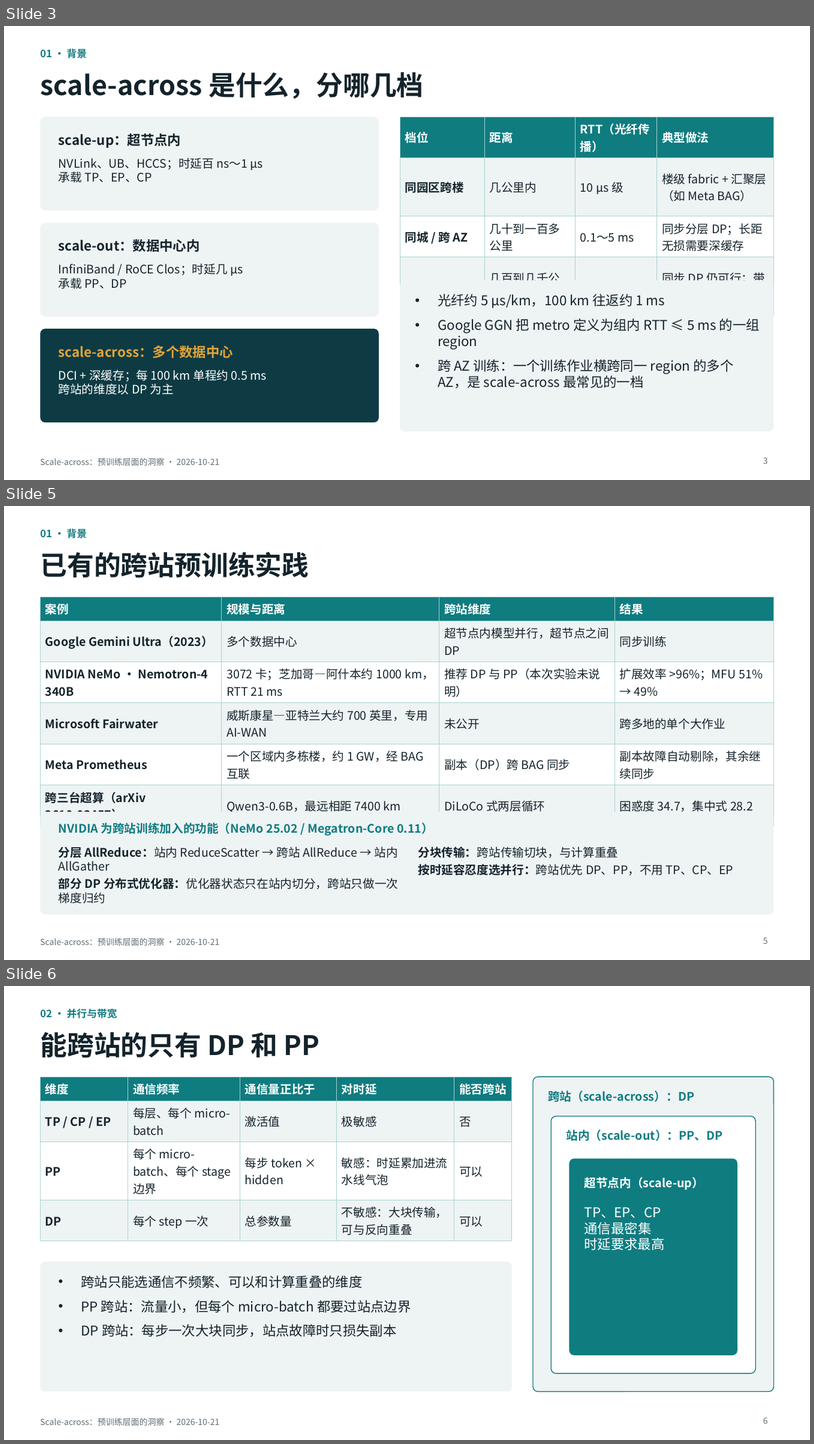
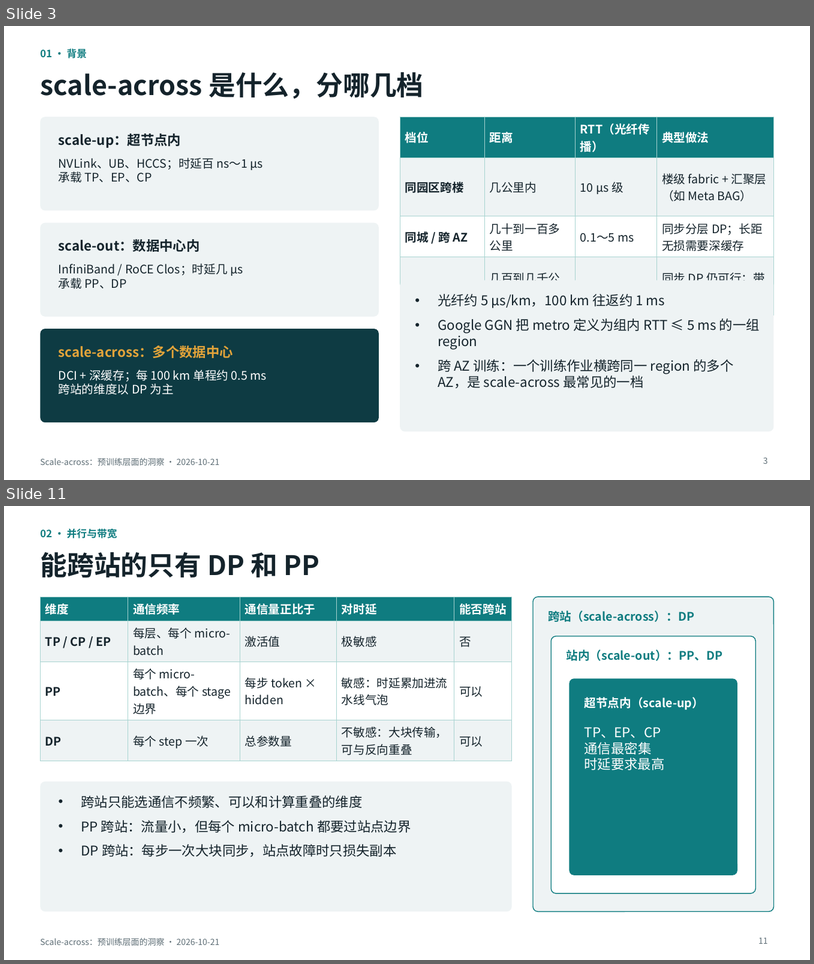
Before and after one commit to LuisXinYe/Transfer-Repo, a slide deck: scale-across_预训练洞察.pptx. Shown one above the other, each under a label of ours: slides 3, 5 and 6 before the commit, slides 3 and 11 after it; the slides between them are not shown. The pictures are 814x1444 and 814x964 pixels, drawn with LibreOffice and Linux fonts; fonts in the diff are those of the drawing. Boxes give left, top, right and bottom in pixels: in the first picture for what was removed or moved away, otherwise in the second. Text is boxed around its words. In the diff, an @@ line names an element or a change of style, - is before the commit and + after.

```diff
--- a/scale-across_预训练洞察.pptx
+++ b/scale-across_预训练洞察.pptx
@@ slide 5 removed at [4,506,810,960], background #FFFFFF; not listed: 1 template element that a slide beside it also shows @@
@@ text removed at [40,529,87,538] @@
-01 · 背景
@@ title removed at [40,552,309,578] @@
-已有的跨站预训练实践
@@ table removed at [40,597,774,814], 6 rows, 4 columns @@
-案例 | 规模与距离 | 跨站维度 | 结果
-Google Gemini Ultra（2023） | 多个数据中心 | 超节点内模型并行，超节点之间 DP | 同步训练
-NVIDIA NeMo · Nemotron-4 340B | 3072 卡；芝加哥—阿什本约 1000 km，RTT 21 ms | 推荐 DP 与 PP（本次实验未说明） | 扩展效率 >96%；MFU 51% → 49%
-Microsoft Fairwater | 威斯康星—亚特兰大约 700 英里，专用 AI-WAN | 未公开 | 跨多地的单个大作业
-Meta Prometheus | 一个区域内多栋楼，约 1 GW，经 BAG 互联 | 副本（DP）跨 BAG 同步 | 副本故障自动剔除，其余继续同步
-跨三台超算（arXiv 2610.03457） | Qwen3-0.6B，最远相距 7400 km | DiLoCo 式两层循环 | 困惑度 34.7，集中式 28.2
@@ rounded rectangle removed at [40,811,774,915] @@
@@ text removed at [59,822,434,835] @@
-NVIDIA 为跨站训练加入的功能（NeMo 25.02 / Megatron-Core 0.11）
@@ text removed at [59,846,398,903] @@
-• 分层 AllReduce：站内 ReduceScatter → 跨站 AllReduce → 站内 AllGather
-• 部分 DP 分布式优化器：优化器状态只在站内切分，跨站只做一次梯度归约
@@ text removed at [418,846,734,875] @@
-• 分块传输：跨站传输切块，与计算重叠
-• 按时延容忍度选并行：跨站优先 DP、PP，不用 TP、CP、EP
@@ page number removed at [764,937,768,943] @@
-5
@@ what was slide 6 is now slide 11 @@
@@ page number at [759,937,768,943]: text changed @@
-6
+11
```
Also in this commit, not shown: 5 slides changed, 7 slides added.
